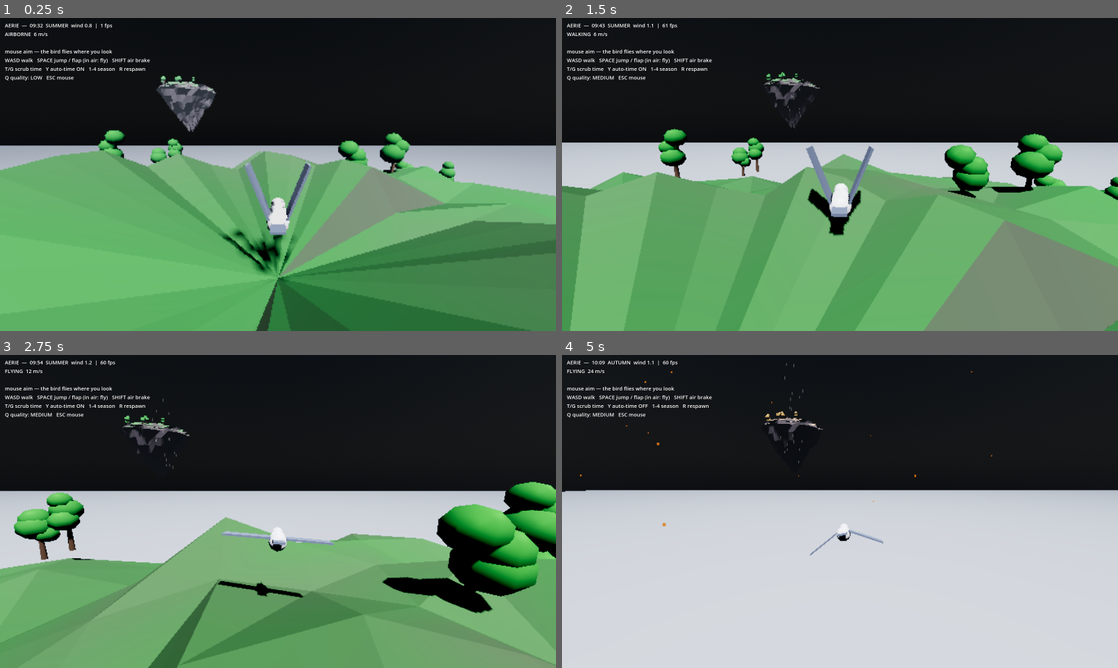
Above: before the commit, frames 1-4 (two rows, left to right).
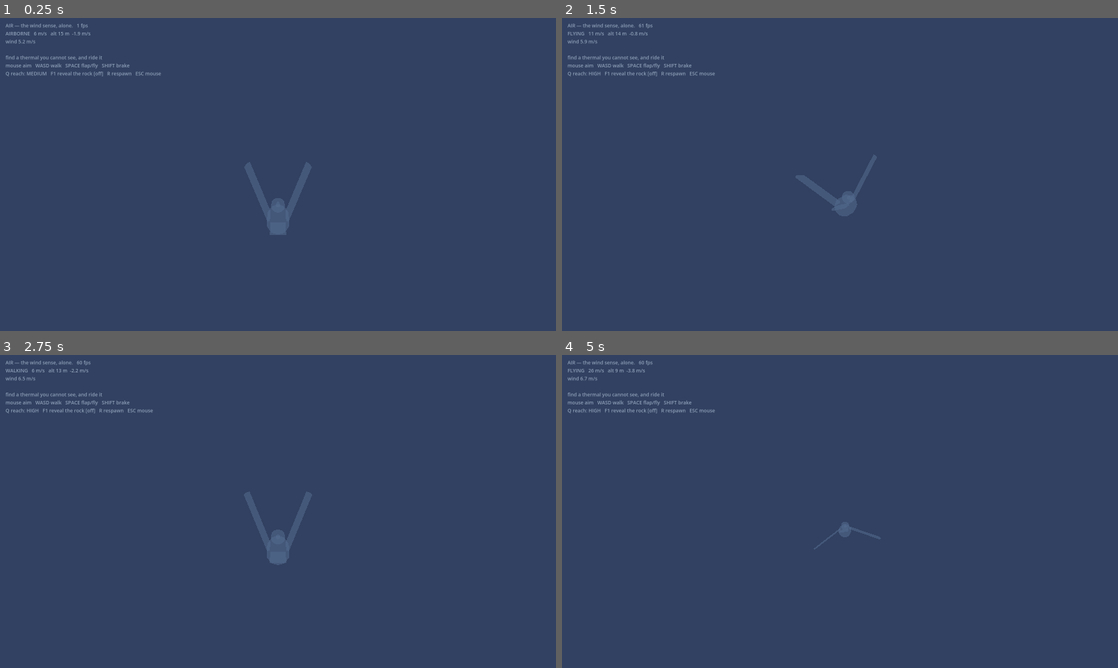
Above: after the commit, the same moments.

Repository: dfleetwood/air
Game: Godot game, scene res://air.tscn
Same seed, same stepped clock (60 frames per second), same inputs: the game is played once before the commit and once after it. Before the commit the project starts from res://main.tscn.
Inputs (mouse positions are in pixels of both pictures, inside the frame that each line leads up to):
- Up to frame 1 (0.25 s): no input
- Up to frame 2 (1.5 s): tap Enter at 0.5 s; move the mouse to (867, 174) at 0.52 s; hold W (move_forward) from 0.53 s (still down); tap Q (quality) at 0.6 s; tap Space (flap) at 0.77, 1.07 s; move the mouse to (812, 174) at 1.27 s; tap 1 (season_1, bound only before the commit) at 1.35 s
- Up to frame 3 (2.75 s): keep holding W (move_forward); tap Space (flap) at 1.52, 1.82 s; move the mouse to (289, 505) at 2.02 s; tap 2 (season_2, bound only before the commit) at 2.1 s
- Up to frame 4 (5 s): keep holding W (move_forward); move the mouse to (834, 517) at 2.77 s; tap 3 (season_3, bound only before the commit) at 2.85 s; tap Space (flap) at 3.02, 3.32, 3.77, 4.07, 4.52, 4.82 s; move the mouse to (878, 514) at 3.52 s; tap 4 (season_4, bound only before the commit) at 3.6 s; move the mouse to (795, 508) at 4.27 s; tap Y (time_auto, bound only before the commit) at 4.35 s

The runs differ from the first frame. In frame 1, 100% of the frame differs, in the area x 0-100%, y 0-100%; in frame 2, 100%; in frame 3, 100%; in frame 4, 100%.

Commit message:
Trying air

Diff:
--- a/project.godot
+++ b/project.godot
@@ -8,7 +8,7 @@
 
 config/name="Aerie"
 config/description="Bird flight prototype: floating islands, day/night, seasons, wind."
-run/main_scene="res://main.tscn"
+run/main_scene="res://air.tscn"
 config/features=PackedStringArray("4.7", "Forward Plus")
 config/icon="res://icon.svg"
 
